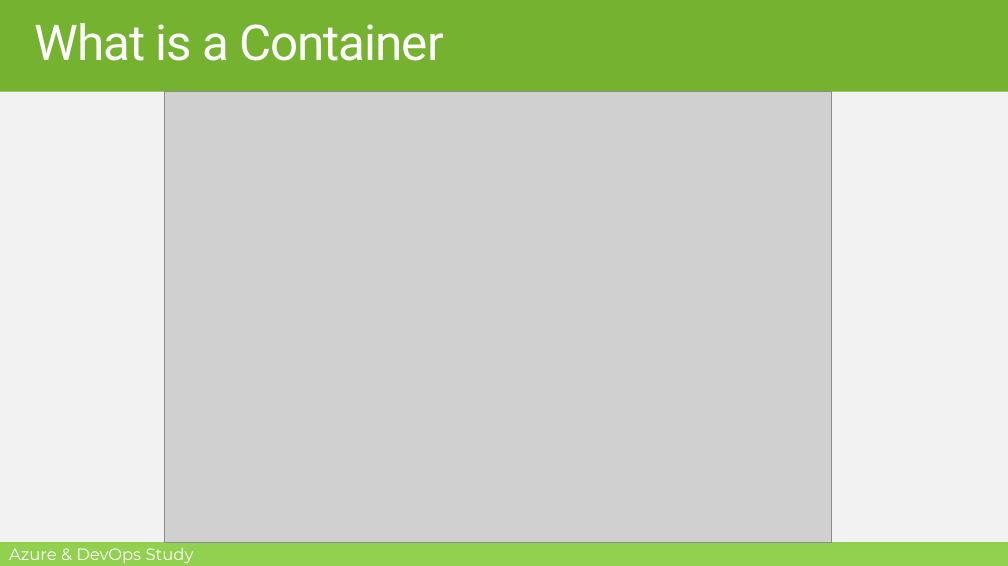
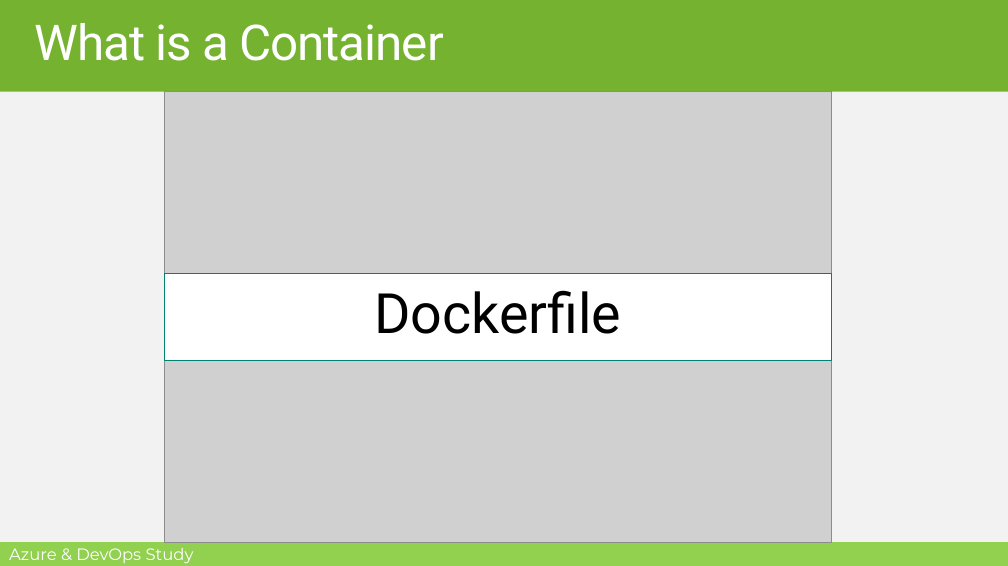
Before and after one commit to MohamedRadwan-DevOps/Azure-DevOps-Study-Group, a slide deck: slide 6 of AZ-900/Module-1/M1-L4-Understanding Azure Container Services, Function and Virtual Desktop.pptx. Drawn at 1008x566 pixels with LibreOffice and Linux fonts; fonts in the diff are those of the drawing; grey boxes stand for pictures; background and template pictures are left out. Boxes give left, top, right and bottom in pixels: in the first picture for what was removed or moved away, otherwise in the second. Text is boxed around its words. In the diff, an @@ line names an element or a change of style, - is before the commit and + after.

```diff
--- a/AZ-900/Module-1/M1-L4-Understanding Azure Container Services, Function and Virtual Desktop.pptx
+++ b/AZ-900/Module-1/M1-L4-Understanding Azure Container Services, Function and Virtual Desktop.pptx
@@ rectangle added at (x1=165, y1=274, x2=832, y2=361), fill #FFFFFF, outline #008272 0.85 pt, 54 pt, text #000000 @@
+Dockerfile
```
Also in this commit, not shown: 11 other slides changed, 3 slides added, 1 slide removed.
